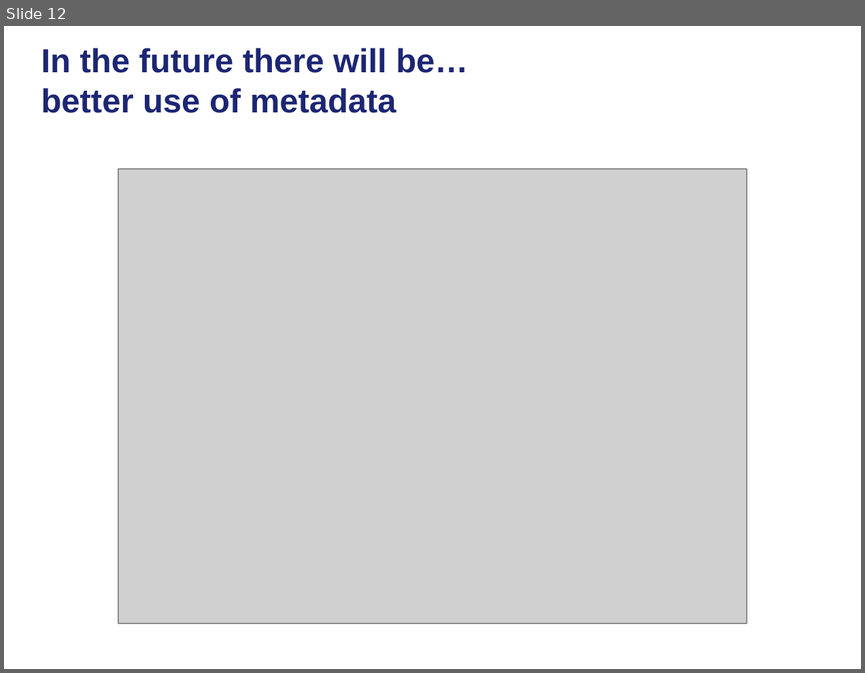
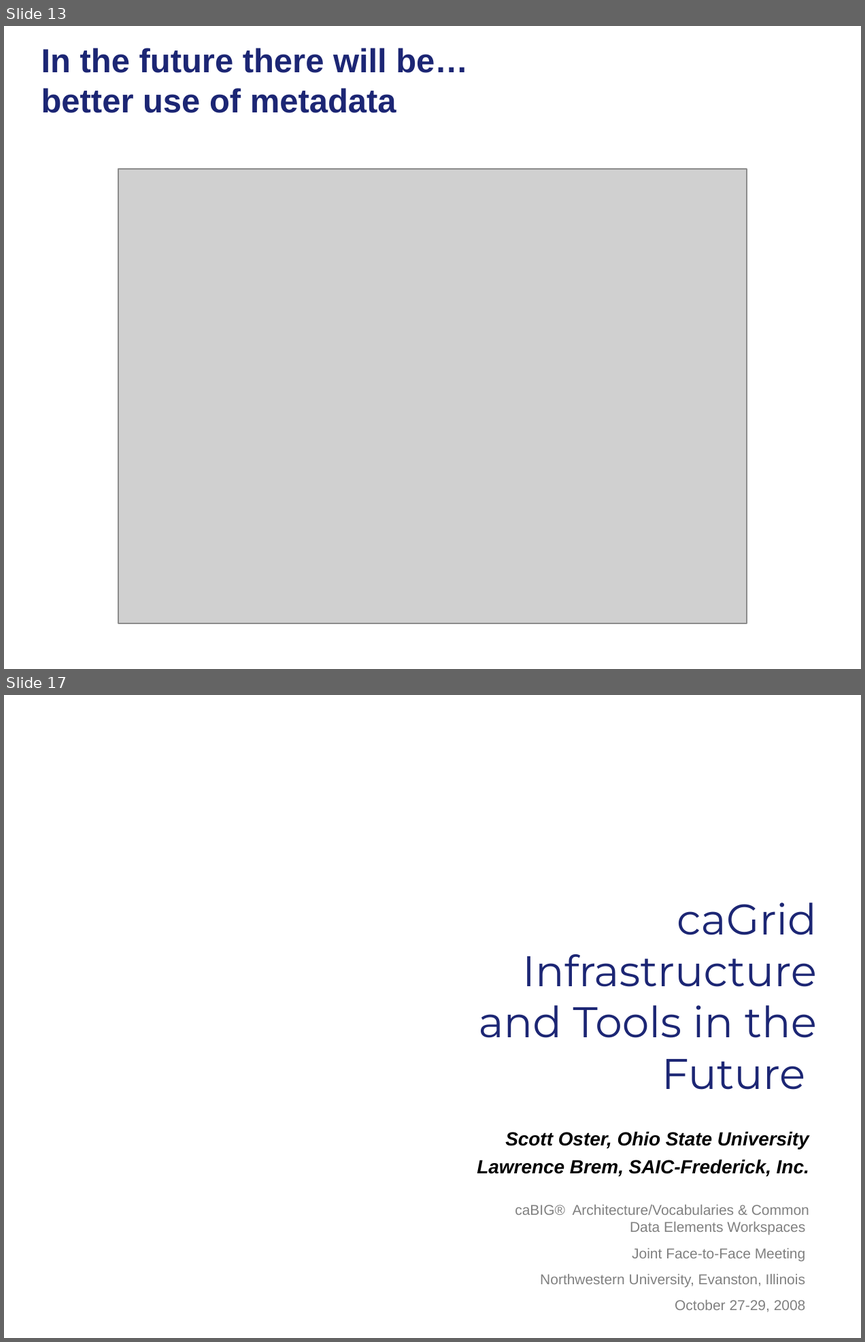
Before and after one commit to NCIP/cagrid-docs, a slide deck: presentations/200810_VCDE_ARCH/20081028_Arch_VCDE_caGrid_Future.ppt. Shown one above the other, each under a label of ours: slide 12 before the commit, slides 13 and 17 after it; the slides between them are not shown. The pictures are 865x673 and 865x1342 pixels, drawn with LibreOffice and Linux fonts; fonts in the diff are those of the drawing; grey boxes stand for pictures; background and template pictures are left out. Boxes give left, top, right and bottom in pixels: in the first picture for what was removed or moved away, otherwise in the second. Text is boxed around its words. In the diff, an @@ line names an element or a change of style, - is before the commit and + after.

```diff
--- a/presentations/200810_VCDE_ARCH/20081028_Arch_VCDE_caGrid_Future.ppt
+++ b/presentations/200810_VCDE_ARCH/20081028_Arch_VCDE_caGrid_Future.ppt
@@ slide 17 added at (4,695,861,1338), background picture (left out) @@
@@ title added at (479,902,817,1089), 36 pt, text #1C2674 @@
+caGrid Infrastructure and Tools in the Future
@@ subtitle added at (477,1131,809,1176), 16 pt, text #000000, bold, italic @@
+Scott Oster, Ohio State University
+Lawrence Brem, SAIC-Frederick, Inc.
@@ text added at (515,1204,809,1312), 12 pt, text #808080 @@
+caBIG® Architecture/Vocabularies & Common Data Elements Workspaces
+Joint Face-to-Face Meeting
+Northwestern University, Evanston, Illinois
+October 27-29, 2008
@@ what was slide 12 is now slide 13 @@
```
Also in this commit, not shown: 2 slides changed, 4 other slides added, 3 slides removed.
